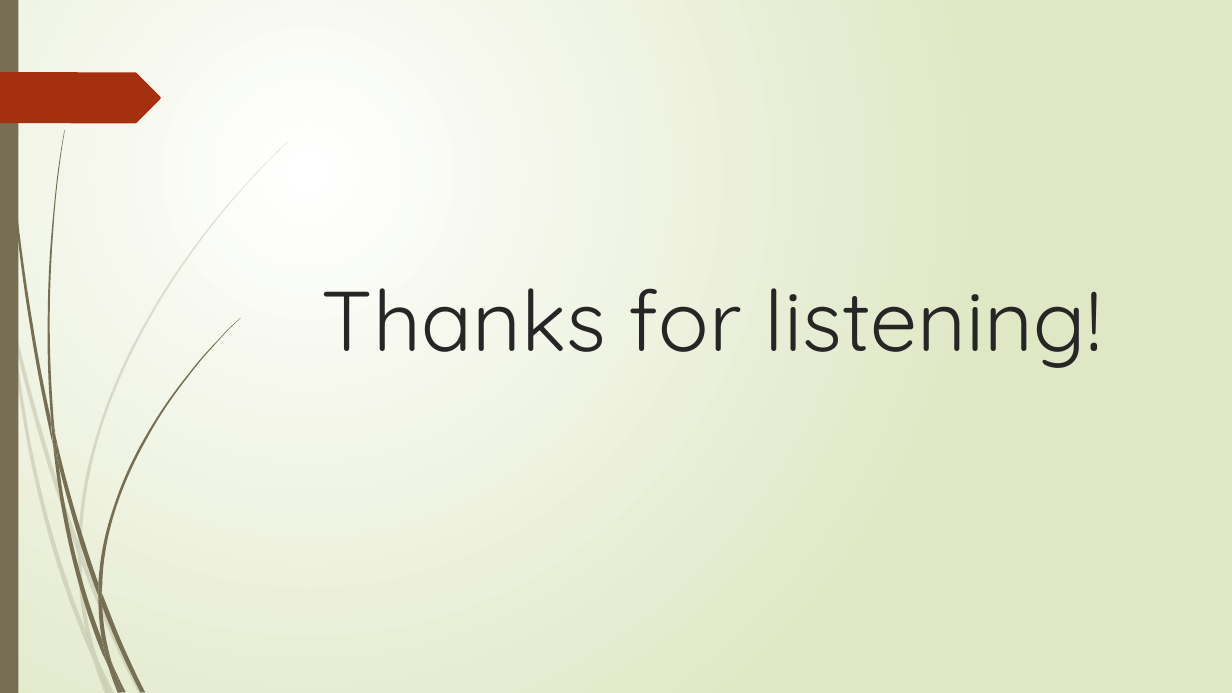
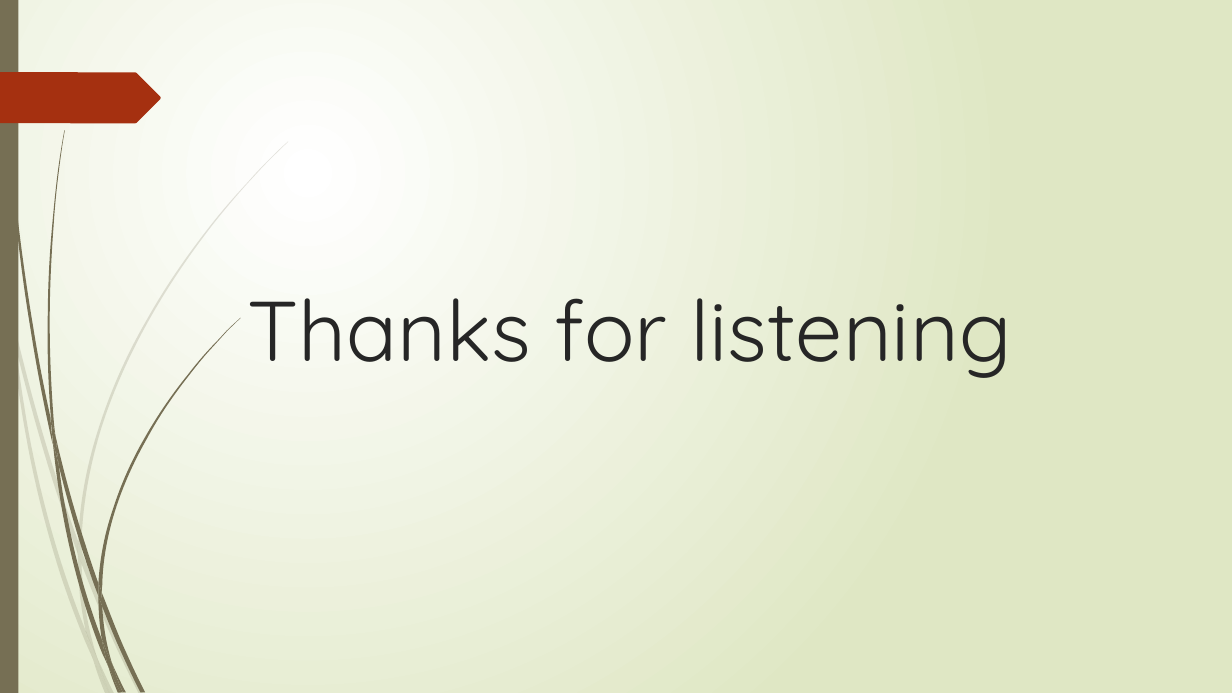
Before and after one commit to LuJoker/OOAD_RMS, a slide deck: slide 14 of document/OOAD_Final_demo.pptx (slide 10 before the commit). Drawn at 1232x693 pixels with LibreOffice and Linux fonts; fonts in the diff are those of the drawing. Boxes give left, top, right and bottom in pixels: in the first picture for what was removed or moved away, otherwise in the second. Text is boxed around its words. In the diff, an @@ line names an element or a change of style, - is before the commit and + after.

```diff
--- a/document/OOAD_Final_demo.pptx
+++ b/document/OOAD_Final_demo.pptx
@@ title at <box>247,298,1011,378</box>: text changed @@
-Thanks for listening!
+Thanks for listening
```
Also in this commit, not shown: 4 other slides changed, 5 slides added, 1 slide removed, 4 other files.
